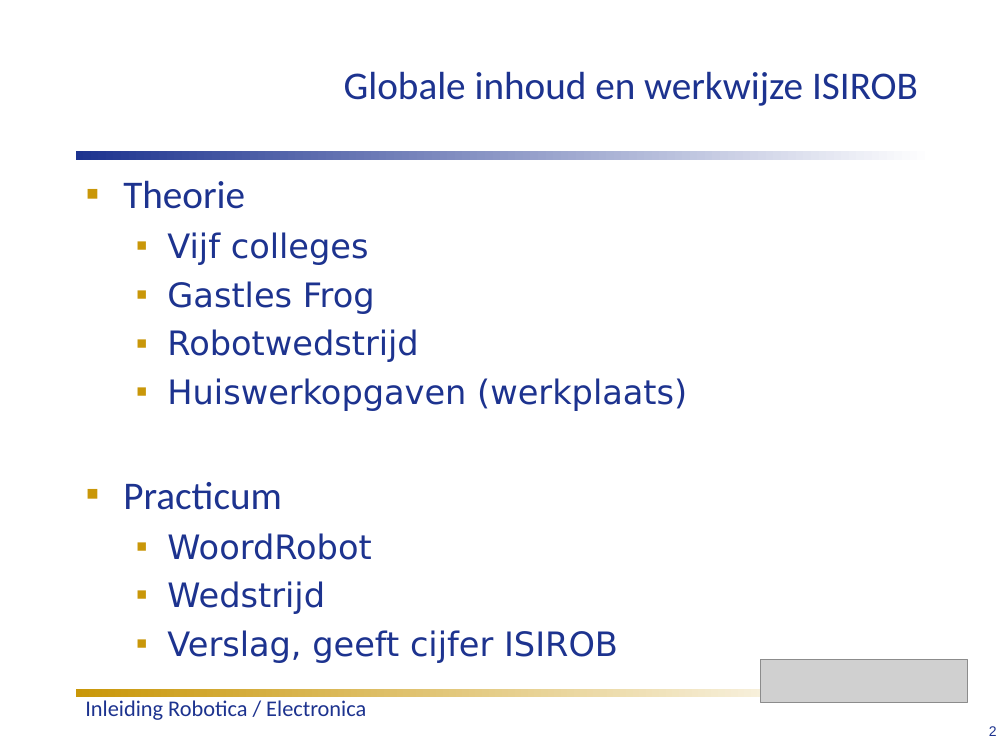
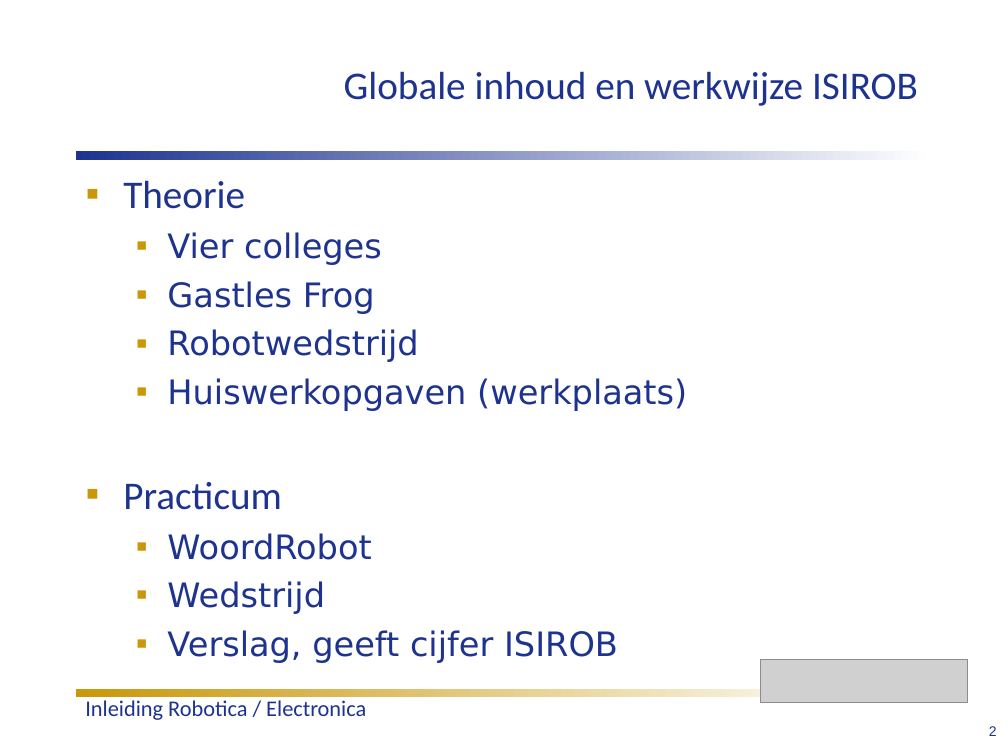
Before and after one commit to humiq/Greendevelopment, a slide deck: slide 2 of trunk/documents/Colleges/ISIROB College 1.ppt. Drawn at 1008x756 pixels with LibreOffice and Linux fonts; fonts in the diff are those of the drawing; grey boxes stand for pictures. Boxes give left, top, right and bottom in pixels: in the first picture for what was removed or moved away, otherwise in the second. Text is boxed around its words. In the diff, an @@ line names an element or a change of style, - is before the commit and + after.

```diff
--- a/trunk/documents/Colleges/ISIROB College 1.ppt
+++ b/trunk/documents/Colleges/ISIROB College 1.ppt
@@ text at (167, 232, 382, 265): text changed @@
-  ▪ Vijf colleges
+  ▪ Vier colleges
```
Also in this commit, not shown: 3 other slides changed, 5 other files.
